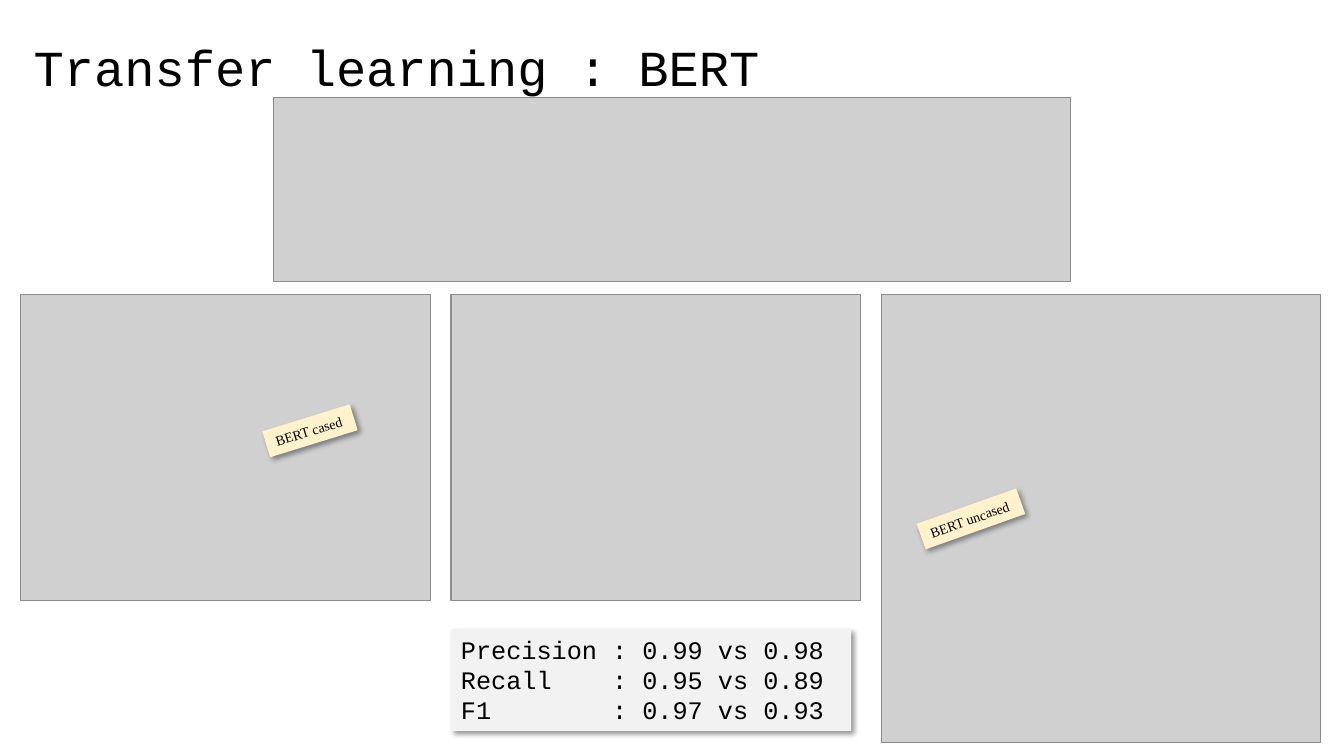
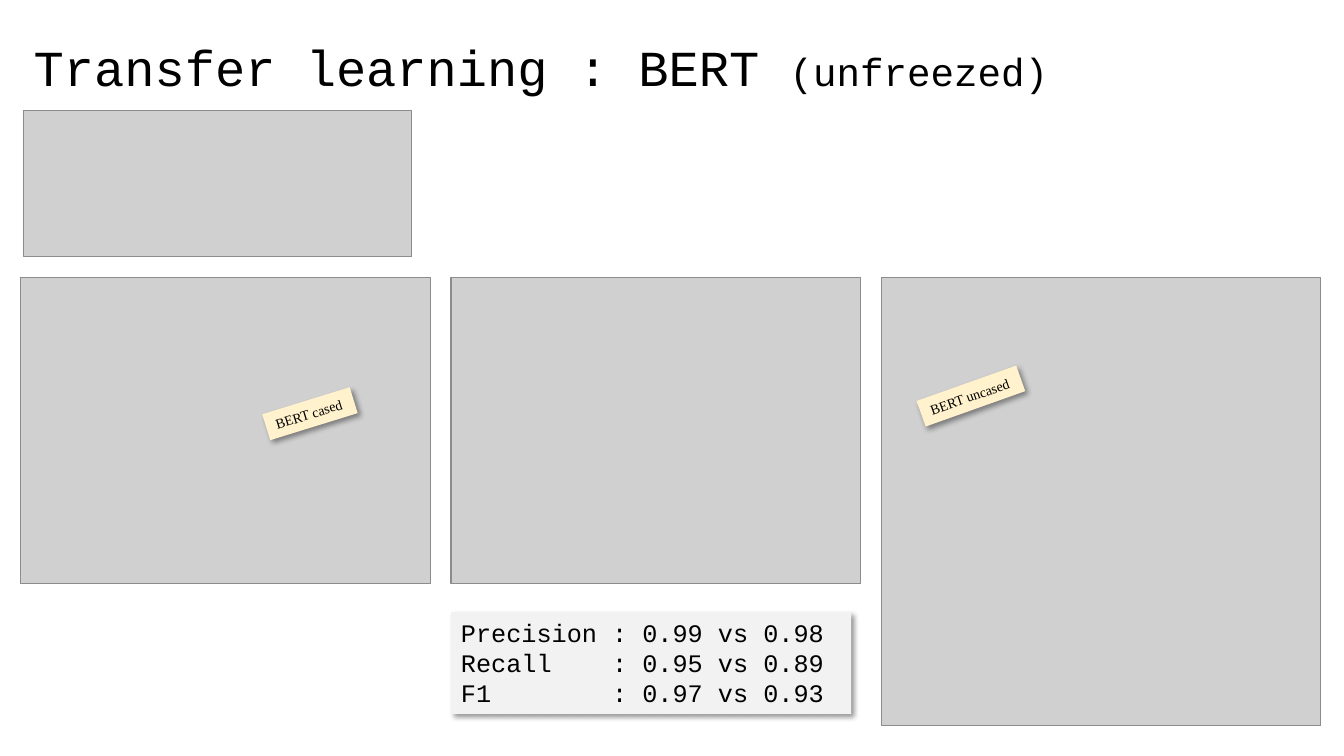
Before and after one commit to 40tude/02_Data-Science_Fullstack_march_2024, a slide deck: slide 8 of 07_deep_learning/99_Project_ATT/01_att_project.pptx (slide 7 before the commit). Drawn at 1344x756 pixels with LibreOffice and Linux fonts; fonts in the diff are those of the drawing; grey boxes stand for pictures. Boxes give left, top, right and bottom in pixels: in the first picture for what was removed or moved away, otherwise in the second. Text is boxed around its words. In the diff, an @@ line names an element or a change of style, - is before the commit and + after.

```diff
--- a/07_deep_learning/99_Project_ATT/01_att_project.pptx
+++ b/07_deep_learning/99_Project_ATT/01_att_project.pptx
@@ title at <box>34,49,1048,97</box>: text changed @@
-Transfer learning : BERT
+Transfer learning : BERT (unfreezed)
@@ picture added at <box>23,111,411,257</box> @@
@@ picture removed at <box>274,97,1071,281</box> @@
@@ rectangle "BERT uncased": place and size @@
-rectangle "BERT uncased" at <box>917,488,1026,549</box>
+rectangle "BERT uncased" at <box>917,365,1026,426</box>
@@ 3 pictures, 2 rectangles: place and size @@
-3 pictures, 2 rectangles at <box>20,294,1321,743</box>
+3 pictures, 2 rectangles at <box>20,278,1321,727</box>
```
Also in this commit, not shown: 2 other slides changed, 1 slide added, 10 other files.
